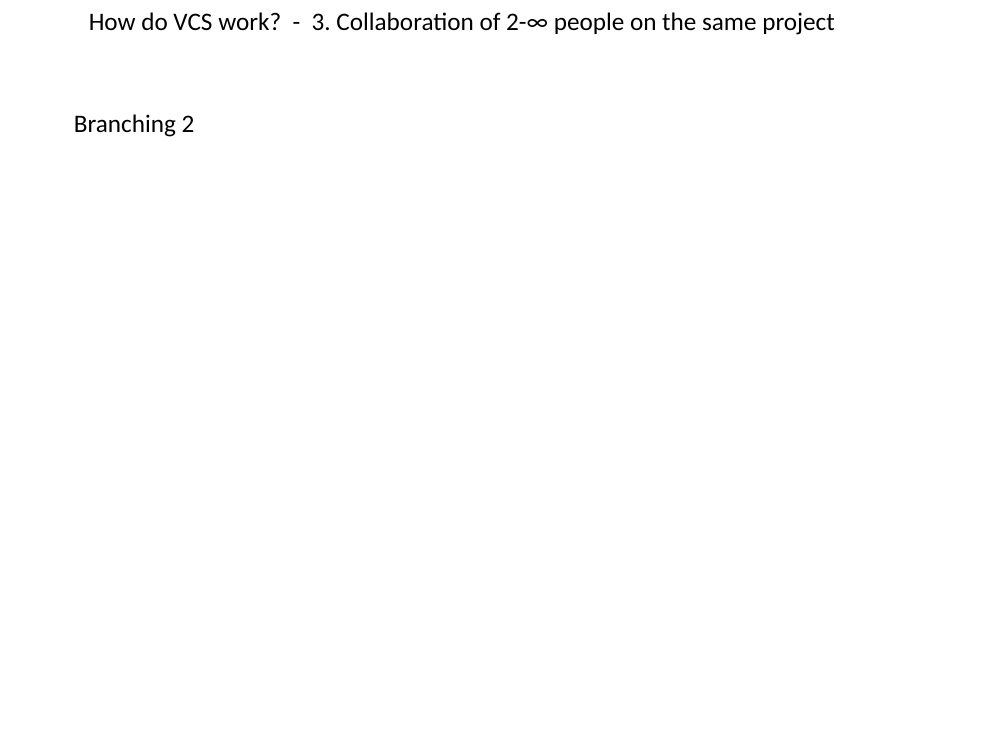
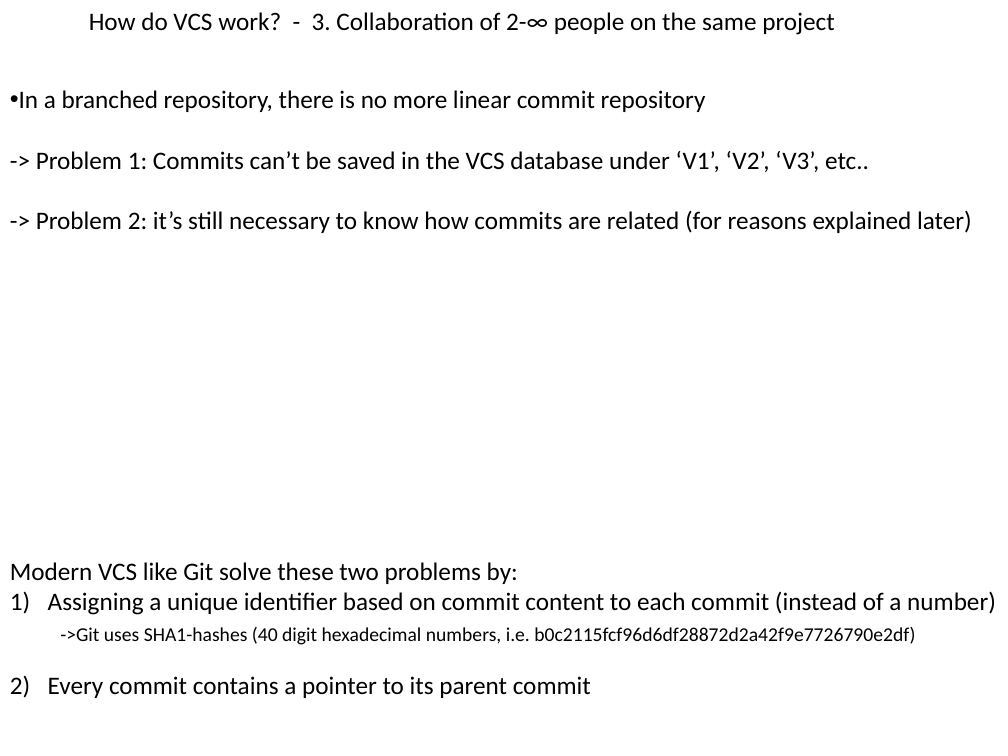
Before and after one commit to flosopher/gittalk, a slide deck: slide 9 of git_python_kurs.pptx (slide 8 before the commit). Drawn at 1008x756 pixels with LibreOffice and Linux fonts; fonts in the diff are those of the drawing. Boxes give left, top, right and bottom in pixels: in the first picture for what was removed or moved away, otherwise in the second. Text is boxed around its words. In the diff, an @@ line names an element or a change of style, - is before the commit and + after.

Commit message:
branching slides

```diff
--- a/git_python_kurs.pptx
+++ b/git_python_kurs.pptx
@@ text added at [19,90,972,233], 18 pt, text #000000 @@
+• In a branched repository, there is no more linear commit repository
+-> Problem 1: Commits can’t be saved in the VCS database under ‘V1’, ‘V2’, ‘V3’, etc..
+-> Problem 2: it’s still necessary to know how commits are related (for reasons explained later)
@@ text removed at [74,114,195,137] @@
-Branching 2
@@ text added at [10,562,996,698], 18 pt, text #000000 @@
+Modern VCS like Git solve these two problems by:
+1) Assigning a unique identifier based on commit content to each commit (instead of a number)
+   ->Git uses SHA1-hashes (40 digit hexadecimal numbers, i.e. b0c2115fcf96d6df28872d2a42f9e7726790e2df)
+2) Every commit contains a pointer to its parent commit
```
Also in this commit, not shown: 4 other slides changed, 1 slide added.
